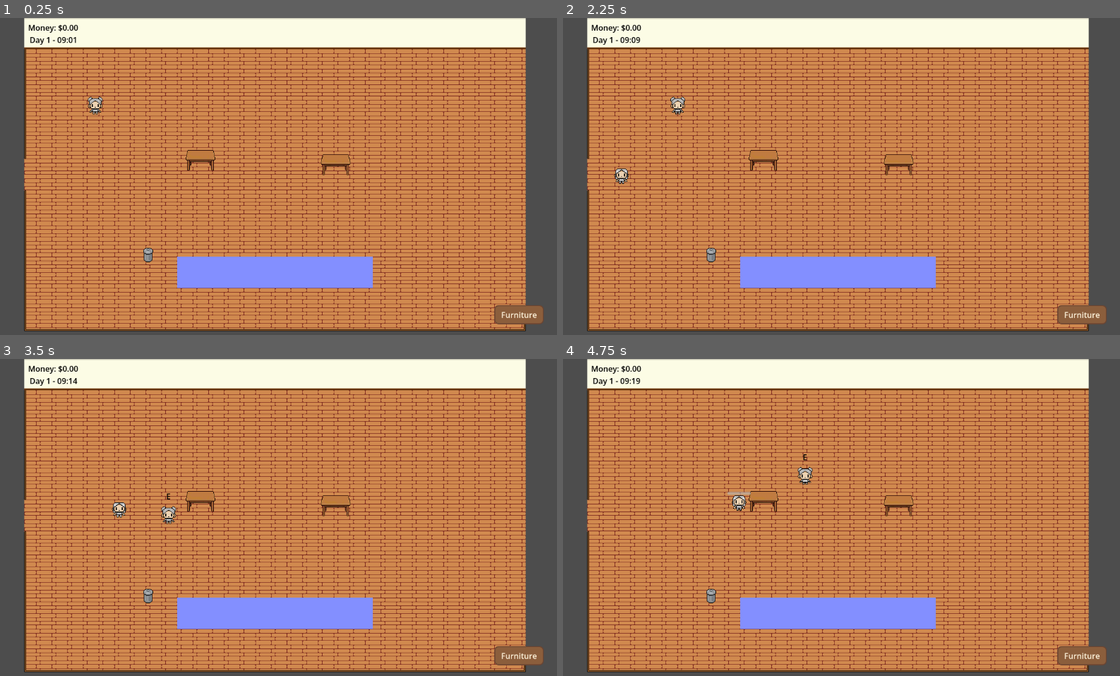
Above: before the commit, frames 1-4 (two rows, left to right).
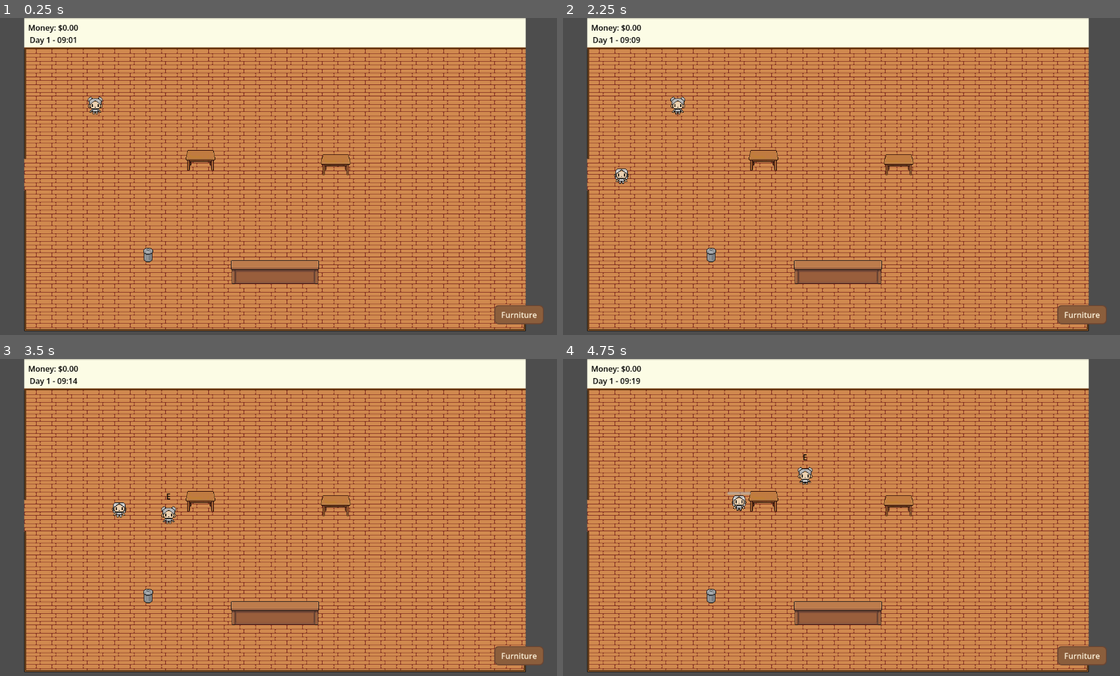
Above: after the commit, the same moments.

Repository: Jose-Prince/UVG-Tesis-Game
Game: Godot game, scene res://Scenes/Main/Main.tscn
Same seed, same stepped clock (60 frames per second), same inputs: the game is played once before the commit and once after it.
Inputs (mouse positions are in pixels of both pictures, inside the frame that each line leads up to):
- Up to frame 1 (0.25 s): no input
- Up to frame 2 (2.25 s): click "Furniture" at 0.5 s; click "Remove Furniture" at 1.25 s; tap Enter at 2 s; move the mouse to (964, 160) at 2.02 s; hold D (move_right) from 2.03 s (still down); click (964, 160) at 2.1 s
- Up to frame 3 (3.5 s): move the mouse to (161, 533) at 2.77 s; release D (move_right) at 2.78 s; hold S (move_down) from 2.78 s (still down); tap E (interact) at 2.85 s
- Up to frame 4 (4.75 s): move the mouse to (891, 447) at 3.52 s; release S (move_down) at 3.53 s; hold D (move_right) 3.53-4.28 s; click (891, 447) at 3.6 s; move the mouse to (808, 580) at 4.27 s; hold W (move_up) from 4.28 s (still down); tap E (interact) at 4.35 s

The runs differ from the first frame. In frame 1, 3.5% of the frame differs, in the area x 31-67%, y 75-86%; in frame 2, 3.5%; in frame 3, 3.5%; in frame 4, 3.5%.

Commit message:
Replaced: food visuals

Diff:
--- a/Assets/Sprites/character/hair_1.tres
+++ b/Assets/Sprites/character/hair_1.tres
@@ -224,7 +224,7 @@
 "duration": 1.0,
 "texture": SubResource("AtlasTexture_rls4c")
 }],
-"loop": true,
+"loop": 1,
 "name": &"hold_idle",
 "speed": 5.0
 }, {
@@ -232,7 +232,7 @@
 "duration": 1.0,
 "texture": SubResource("AtlasTexture_gog7u")
 }],
-"loop": true,
+"loop": 1,
 "name": &"hold_idle_right",
 "speed": 5.0
 }, {
@@ -240,7 +240,7 @@
 "duration": 1.0,
 "texture": SubResource("AtlasTexture_uj5hy")
 }],
-"loop": true,
+"loop": 1,
 "name": &"hold_idle_up",
 "speed": 5.0
 }, {
@@ -257,7 +257,7 @@
 "duration": 1.0,
 "texture": SubResource("AtlasTexture_xej70")
 }],
-"loop": true,
+"loop": 1,
 "name": &"hold_run_down",
 "speed": 5.0
 }, {
@@ -274,7 +274,7 @@
 "duration": 1.0,
 "texture": SubResource("AtlasTexture_o1qyq")
 }],
-"loop": true,
+"loop": 1,
 "name": &"hold_run_right",
 "speed": 5.0
 }, {
@@ -291,7 +291,7 @@
 "duration": 1.0,
 "texture": SubResource("AtlasTexture_b1qbi")
 }],
-"loop": true,
+"loop": 1,
 "name": &"hold_run_up",
 "speed": 5.0
 }, {
@@ -308,7 +308,7 @@
 "duration": 1.0,
 "texture": SubResource("AtlasTexture_q065g")
 }],
-"loop": true,
+"loop": 1,
 "name": &"hold_walk_down",
 "speed": 5.0
 }, {
@@ -325,7 +325,7 @@
 "duration": 1.0,
 "texture": SubResource("AtlasTexture_0mowi")
 }],
-"loop": true,
+"loop": 1,
 "name": &"hold_walk_right",
 "speed": 5.0
 }, {
@@ -342,7 +342,7 @@
 "duration": 1.0,
 "texture": SubResource("AtlasTexture_boocb")
 }],
-"loop": true,
+"loop": 1,
 "name": &"hold_walk_up",
 "speed": 5.0
 }, {
@@ -350,7 +350,7 @@
 "duration": 1.0,
 "texture": SubResource("AtlasTexture_d03y4")
 }],
-"loop": true,
+"loop": 1,
 "name": &"idle",
 "speed": 5.0
 }, {
@@ -358,7 +358,7 @@
 "duration": 1.0,
 "texture": SubResource("AtlasTexture_v21ff")
 }],
-"loop": true,
+"loop": 1,
 "name": &"idle_right",
 "speed": 5.0
 }, {
@@ -366,7 +366,7 @@
 "duration": 1.0,
 "texture": SubResource("AtlasTexture_xcbb5")
 }],
-"loop": true,
+"loop": 1,
 "name": &"idle_up",
 "speed": 5.0
 }, {
@@ -383,7 +383,7 @@
 "duration": 1.0,
 "texture": SubResource("AtlasTexture_dbmsb")
 }],
-"loop": true,
+"loop": 1,
 "name": &"run_down",
 "speed": 5.0
 }, {
@@ -400,7 +400,7 @@
 "duration": 1.0,
 "texture": SubResource("AtlasTexture_7gfuu")
 }],
-"loop": true,
+"loop": 1,
 "name": &"run_right",
 "speed": 5.0
 }, {
@@ -417,7 +417,7 @@
 "duration": 1.0,
 "texture": SubResource("AtlasTexture_e6eov")
 }],
-"loop": true,
+"loop": 1,
 "name": &"run_up",
 "speed": 5.0
 }, {
@@ -434,7 +434,7 @@
 "duration": 1.0,
 "texture": SubResource("AtlasTexture_f6vbe")
 }],
-"loop": true,
+"loop": 1,
 "name": &"walk_down",
 "speed": 5.0
 }, {
@@ -451,7 +451,7 @@
 "duration": 1.0,
 "texture": SubResource("AtlasTexture_yosg6")
 }],
-"loop": true,
+"loop": 1,
 "name": &"walk_right",
 "speed": 5.0
 }, {
@@ -468,7 +468,7 @@
 "duration": 1.0,
 "texture": SubResource("AtlasTexture_613ae")
 }],
-"loop": true,
+"loop": 1,
 "name": &"walk_up",
 "speed": 5.0
 }]
--- a/Assets/Sprites/character/hair_3.tres
+++ b/Assets/Sprites/character/hair_3.tres
@@ -224,7 +224,7 @@
 "duration": 1.0,
 "texture": SubResource("AtlasTexture_f1nb4")
 }],
-"loop": true,
+"loop": 1,
 "name": &"hold_idle",
 "speed": 5.0
 }, {
@@ -232,7 +232,7 @@
 "duration": 1.0,
 "texture": SubResource("AtlasTexture_nwk5x")
 }],
-"loop": true,
+"loop": 1,
 "name": &"hold_idle_right",
 "speed": 5.0
 }, {
@@ -240,7 +240,7 @@
 "duration": 1.0,
 "texture": SubResource("AtlasTexture_k6s8n")
 }],
-"loop": true,
+"loop": 1,
 "name": &"hold_idle_up",
 "speed": 5.0
 }, {
@@ -257,7 +257,7 @@
 "duration": 1.0,
 "texture": SubResource("AtlasTexture_l5pl6")
 }],
-"loop": true,
+"loop": 1,
 "name": &"hold_run_down",
 "speed": 5.0
 }, {
@@ -274,7 +274,7 @@
 "duration": 1.0,
 "texture": SubResource("AtlasTexture_dnyjq")
 }],
-"loop": true,
+"loop": 1,
 "name": &"hold_run_right",
 "speed": 5.0
 }, {
@@ -291,7 +291,7 @@
 "duration": 1.0,
 "texture": SubResource("AtlasTexture_tlcth")
 }],
-"loop": true,
+"loop": 1,
 "name": &"hold_run_up",
 "speed": 5.0
 }, {
@@ -308,7 +308,7 @@
 "duration": 1.0,
 "texture": SubResource("AtlasTexture_o4bge")
 }],
-"loop": true,
+"loop": 1,
 "name": &"hold_walk_down",
 "speed": 5.0
 }, {
@@ -325,7 +325,7 @@
 "duration": 1.0,
 "texture": SubResource("AtlasTexture_d8ogj")
 }],
-"loop": true,
+"loop": 1,
 "name": &"hold_walk_right",
 "speed": 5.0
 }, {
@@ -342,7 +342,7 @@
 "duration": 1.0,
 "texture": SubResource("AtlasTexture_gl2im")
 }],
-"loop": true,
+"loop": 1,
 "name": &"hold_walk_up",
 "speed": 5.0
 }, {
@@ -350,7 +350,7 @@
 "duration": 1.0,
 "texture": SubResource("AtlasTexture_thylg")
 }],
-"loop": true,
+"loop": 1,
 "name": &"idle",
 "speed": 5.0
 }, {
@@ -358,7 +358,7 @@
 "duration": 1.0,
 "texture": SubResource("AtlasTexture_p38hn")
 }],
-"loop": true,
+"loop": 1,
 "name": &"idle_right",
 "speed": 5.0
 }, {
@@ -366,7 +366,7 @@
 "duration": 1.0,
 "texture": SubResource("AtlasTexture_8osky")
 }],
-"loop": true,
+"loop": 1,
 "name": &"idle_up",
 "speed": 5.0
 }, {
@@ -383,7 +383,7 @@
 "duration": 1.0,
 "texture": SubResource("AtlasTexture_yd6ue")
 }],
-"loop": true,
+"loop": 1,
 "name": &"run_down",
 "speed": 5.0
 }, {
@@ -400,7 +400,7 @@
 "duration": 1.0,
 "texture": SubResource("AtlasTexture_oyj42")
 }],
-"loop": true,
+"loop": 1,
 "name": &"run_right",
 "speed": 5.0
 }, {
@@ -417,7 +417,7 @@
 "duration": 1.0,
 "texture": SubResource("AtlasTexture_h5u78")
 }],
-"loop": true,
+"loop": 1,
 "name": &"run_up",
 "speed": 5.0
 }, {
@@ -434,7 +434,7 @@
 "duration": 1.0,
 "texture": SubResource("AtlasTexture_06vth")
 }],
-"loop": true,
+"loop": 1,
 "name": &"walk_down",
 "speed": 5.0
 }, {
@@ -451,7 +451,7 @@
 "duration": 1.0,
 "texture": SubResource("AtlasTexture_dlurv")
 }],
-"loop": true,
+"loop": 1,
 "name": &"walk_right",
 "speed": 5.0
 }, {
@@ -468,7 +468,7 @@
 "duration": 1.0,
 "texture": SubResource("AtlasTexture_kpd73")
 }],
-"loop": true,
+"loop": 1,
 "name": &"walk_up",
 "speed": 5.0
 }]
--- a/Assets/Sprites/character/pants_1.tres
+++ b/Assets/Sprites/character/pants_1.tres
@@ -224,7 +224,7 @@
 "duration": 1.0,
 "texture": SubResource("AtlasTexture_lnhem")
 }],
-"loop": true,
+"loop": 1,
 "name": &"hold_idle",
 "speed": 5.0
 }, {
@@ -232,7 +232,7 @@
 "duration": 1.0,
 "texture": SubResource("AtlasTexture_0tm4b")
 }],
-"loop": true,
+"loop": 1,
 "name": &"hold_idle_right",
 "speed": 5.0
 }, {
@@ -240,7 +240,7 @@
 "duration": 1.0,
 "texture": SubResource("AtlasTexture_210jd")
 }],
-"loop": true,
+"loop": 1,
 "name": &"hold_idle_up",
 "speed": 5.0
 }, {
@@ -257,7 +257,7 @@
 "duration": 1.0,
 "texture": SubResource("AtlasTexture_fh5ft")
 }],
-"loop": true,
+"loop": 1,
 "name": &"hold_run_down",
 "speed": 5.0
 }, {
@@ -274,7 +274,7 @@
 "duration": 1.0,
 "texture": SubResource("AtlasTexture_wgt51")
 }],
-"loop": true,
+"loop": 1,
 "name": &"hold_run_right",
 "speed": 5.0
 }, {
@@ -291,7 +291,7 @@
 "duration": 1.0,
 "texture": SubResource("AtlasTexture_emxln")
 }],
-"loop": true,
+"loop": 1,
 "name": &"hold_run_up",
 "speed": 5.0
 }, {
@@ -308,7 +308,7 @@
 "duration": 1.0,
 "texture": SubResource("AtlasTexture_8u56s")
 }],
-"loop": true,
+"loop": 1,
 "name": &"hold_walk_down",
 "speed": 5.0
 }, {
@@ -325,7 +325,7 @@
 "duration": 1.0,
 "texture": SubResource("AtlasTexture_3aohp")
 }],
-"loop": true,
+"loop": 1,
 "name": &"hold_walk_right",
 "speed": 5.0
 }, {
@@ -342,7 +342,7 @@
 "duration": 1.0,
 "texture": SubResource("AtlasTexture_daduo")
 }],
-"loop": true,
+"loop": 1,
 "name": &"hold_walk_up",
 "speed": 5.0
 }, {
@@ -350,7 +350,7 @@
 "duration": 1.0,
 "texture": SubResource("AtlasTexture_a85p1")
 }],
-"loop": true,
+"loop": 1,
 "name": &"idle",
 "speed": 5.0
 }, {
@@ -358,7 +358,7 @@
 "duration": 1.0,
 "texture": SubResource("AtlasTexture_7duxk")
 }],
-"loop": true,
+"loop": 1,
 "name": &"idle_right",
 "speed": 5.0
 }, {
@@ -366,7 +366,7 @@
 "duration": 1.0,
 "texture": SubResource("AtlasTexture_rukhm")
 }],
-"loop": true,
+"loop": 1,
 "name": &"idle_up",
 "speed": 5.0
 }, {
@@ -383,7 +383,7 @@
 "duration": 1.0,
 "texture": SubResource("AtlasTexture_svfir")
 }],
-"loop": true,
+"loop": 1,
 "name": &"run_down",
 "speed": 5.0
 }, {
@@ -400,7 +400,7 @@
 "duration": 1.0,
 "texture": SubResource("AtlasTexture_uh7pb")
 }],
-"loop": true,
+"loop": 1,
 "name": &"run_right",
 "speed": 5.0
 }, {
@@ -417,7 +417,7 @@
 "duration": 1.0,
 "texture": SubResource("AtlasTexture_5iby0")
 }],
-"loop": true,
+"loop": 1,
 "name": &"run_up",
 "speed": 5.0
 }, {
@@ -434,7 +434,7 @@
 "duration": 1.0,
 "texture": SubResource("AtlasTexture_vcx2f")
 }],
-"loop": true,
+"loop": 1,
 "name": &"walk_down",
 "speed": 5.0
 }, {
@@ -451,7 +451,7 @@
 "duration": 1.0,
 "texture": SubResource("AtlasTexture_ynekj")
 }],
-"loop": true,
+"loop": 1,
 "name": &"walk_right",
 "speed": 5.0
 }, {
@@ -468,7 +468,7 @@
 "duration": 1.0,
 "texture": SubResource("AtlasTexture_tquf1")
 }],
-"loop": true,
+"loop": 1,
 "name": &"walk_up",
 "speed": 5.0
 }]
--- a/Assets/Sprites/character/pants_2.tres
+++ b/Assets/Sprites/character/pants_2.tres
@@ -224,7 +224,7 @@
 "duration": 1.0,
 "texture": SubResource("AtlasTexture_k5cw4")
 }],
-"loop": true,
+"loop": 1,
 "name": &"hold_idle",
 "speed": 5.0
 }, {
@@ -232,7 +232,7 @@
 "duration": 1.0,
 "texture": SubResource("AtlasTexture_rsmq6")
 }],
-"loop": true,
+"loop": 1,
 "name": &"hold_idle_right",
 "speed": 5.0
 }, {
@@ -240,7 +240,7 @@
 "duration": 1.0,
 "texture": SubResource("AtlasTexture_gnqc2")
 }],
-"loop": true,
+"loop": 1,
 "name": &"hold_idle_up",
 "speed": 5.0
 }, {
@@ -257,7 +257,7 @@
 "duration": 1.0,
 "texture": SubResource("AtlasTexture_3bxnx")
 }],
-"loop": true,
+"loop": 1,
 "name": &"hold_run_down",
 "speed": 5.0
 }, {
@@ -274,7 +274,7 @@
 "duration": 1.0,
 "texture": SubResource("AtlasTexture_bcsl1")
 }],
-"loop": true,
+"loop": 1,
 "name": &"hold_run_right",
 "speed": 5.0
 }, {
@@ -291,7 +291,7 @@
 "duration": 1.0,
 "texture": SubResource("AtlasTexture_s6psj")
 }],
-"loop": true,
+"loop": 1,
 "name": &"hold_run_up",
 "speed": 5.0
 }, {
@@ -308,7 +308,7 @@
 "duration": 1.0,
 "texture": SubResource("AtlasTexture_51vnn")
 }],
-"loop": true,
+"loop": 1,
 "name": &"hold_walk_down",
 "speed": 5.0
 }, {
@@ -325,7 +325,7 @@
 "duration": 1.0,
 "texture": SubResource("AtlasTexture_h2q5i")
 }],
-"loop": true,
+"loop": 1,
 "name": &"hold_walk_right",
 "speed": 5.0
 }, {
@@ -342,7 +342,7 @@
 "duration": 1.0,
 "texture": SubResource("AtlasTexture_d3ghw")
 }],
-"loop": true,
+"loop": 1,
 "name": &"hold_walk_up",
 "speed": 5.0
 }, {
@@ -350,7 +350,7 @@
 "duration": 1.0,
 "texture": SubResource("AtlasTexture_v8lic")
 }],
-"loop": true,
+"loop": 1,
 "name": &"idle",
 "speed": 5.0
 }, {
@@ -358,7 +358,7 @@
 "duration": 1.0,
 "texture": SubResource("AtlasTexture_rxfmn")
 }],
-"loop": true,
+"loop": 1,
 "name": &"idle_right",
 "speed": 5.0
 }, {
@@ -366,7 +366,7 @@
 "duration": 1.0,
 "texture": SubResource("AtlasTexture_faap1")
 }],
-"loop": true,
+"loop": 1,
 "name": &"idle_up",
 "speed": 5.0
 }, {
@@ -383,7 +383,7 @@
 "duration": 1.0,
 "texture": SubResource("AtlasTexture_pook5")
 }],
-"loop": true,
+"loop": 1,
 "name": &"run_down",
 "speed": 5.0
 }, {
@@ -400,7 +400,7 @@
 "duration": 1.0,
 "texture": SubResource("AtlasTexture_3u1gx")
 }],
-"loop": true,
+"loop": 1,
 "name": &"run_right",
 "speed": 5.0
 }, {
@@ -417,7 +417,7 @@
 "duration": 1.0,
 "texture": SubResource("AtlasTexture_6fpl6")
 }],
-"loop": true,
+"loop": 1,
 "name": &"run_up",
 "speed": 5.0
 }, {
@@ -434,7 +434,7 @@
 "duration": 1.0,
 "texture": SubResource("AtlasTexture_4sq41")
 }],
-"loop": true,
+"loop": 1,
 "name": &"walk_down",
 "speed": 5.0
 }, {
@@ -451,7 +451,7 @@
 "duration": 1.0,
 "texture": SubResource("AtlasTexture_dyk8f")
 }],
-"loop": true,
+"loop": 1,
 "name": &"walk_right",
 "speed": 5.0
 }, {
@@ -468,7 +468,7 @@
 "duration": 1.0,
 "texture": SubResource("AtlasTexture_6npg2")
 }],
-"loop": true,
+"loop": 1,
 "name": &"walk_up",
 "speed": 5.0
 }]
--- a/Assets/Sprites/character/shirt_1.tres
+++ b/Assets/Sprites/character/shirt_1.tres
@@ -224,7 +224,7 @@
 "duration": 1.0,
 "texture": SubResource("AtlasTexture_6k4xw")
 }],
-"loop": true,
+"loop": 1,
 "name": &"hold_idle",
 "speed": 5.0
 }, {
@@ -232,7 +232,7 @@
 "duration": 1.0,
 "texture": SubResource("AtlasTexture_b23s6")
 }],
-"loop": true,
+"loop": 1,
 "name": &"hold_idle_right",
 "speed": 5.0
 }, {
@@ -240,7 +240,7 @@
 "duration": 1.0,
 "texture": SubResource("AtlasTexture_7g3ed")
 }],
-"loop": true,
+"loop": 1,
 "name": &"hold_idle_up",
 "speed": 5.0
 }, {
@@ -257,7 +257,7 @@
 "duration": 1.0,
 "texture": SubResource("AtlasTexture_5rc5y")
 }],
-"loop": true,
+"loop": 1,
 "name": &"hold_run_down",
 "speed": 5.0
 }, {
@@ -274,7 +274,7 @@
 "duration": 1.0,
 "texture": SubResource("AtlasTexture_d6njf")
 }],
-"loop": true,
+"loop": 1,
 "name": &"hold_run_right",
 "speed": 5.0
 }, {
@@ -291,7 +291,7 @@
 "duration": 1.0,
 "texture": SubResource("AtlasTexture_wr0x6")
 }],
-"loop": true,
+"loop": 1,
 "name": &"hold_run_up",
 "speed": 5.0
 }, {
@@ -308,7 +308,7 @@
 "duration": 1.0,
 "texture": SubResource("AtlasTexture_v2vl7")
 }],
-"loop": true,
+"loop": 1,
 "name": &"hold_walk_down",
 "speed": 5.0
 }, {
@@ -325,7 +325,7 @@
 "duration": 1.0,
 "texture": SubResource("AtlasTexture_jysba")
 }],
-"loop": true,
+"loop": 1,
 "name": &"hold_walk_right",
 "speed": 5.0
 }, {
@@ -342,7 +342,7 @@
 "duration": 1.0,
 "texture": SubResource("AtlasTexture_lqgiw")
 }],
-"loop": true,
+"loop": 1,
 "name": &"hold_walk_up",
 "speed": 5.0
 }, {
@@ -350,7 +350,7 @@
 "duration": 1.0,
 "texture": SubResource("AtlasTexture_22h8q")
 }],
-"loop": true,
+"loop": 1,
 "name": &"idle",
 "speed": 5.0
 }, {
@@ -358,7 +358,7 @@
 "duration": 1.0,
 "texture": SubResource("AtlasTexture_82h77")
 }],
-"loop": true,
+"loop": 1,
 "name": &"idle_right",
 "speed": 5.0
 }, {
@@ -366,7 +366,7 @@
 "duration": 1.0,
 "texture": SubResource("AtlasTexture_3dfmu")
 }],
-"loop": true,
+"loop": 1,
 "name": &"idle_up",
 "speed": 5.0
 }, {
@@ -383,7 +383,7 @@
 "duration": 1.0,
 "texture": SubResource("AtlasTexture_kk8uf")
 }],
-"loop": true,
+"loop": 1,
 "name": &"run_down",
 "speed": 5.0
 }, {
@@ -400,7 +400,7 @@
 "duration": 1.0,
 "texture": SubResource("AtlasTexture_ix5g8")
 }],
-"loop": true,
+"loop": 1,
 "name": &"run_right",
 "speed": 5.0
 }, {
@@ -417,7 +417,7 @@
 "duration": 1.0,
 "texture": SubResource("AtlasTexture_7lnk3")
 }],
-"loop": true,
+"loop": 1,
 "name": &"run_up",
 "speed": 5.0
 }, {
@@ -434,7 +434,7 @@
 "duration": 1.0,
 "texture": SubResource("AtlasTexture_lqnp4")
 }],
-"loop": true,
+"loop": 1,
 "name": &"walk_down",
 "speed": 5.0
 }, {
@@ -451,7 +451,7 @@
 "duration": 1.0,
 "texture": SubResource("AtlasTexture_20reg")
 }],
-"loop": true,
+"loop": 1,
 "name": &"walk_right",
 "speed": 5.0
 }, {
@@ -468,7 +468,7 @@
 "duration": 1.0,
 "texture": SubResource("AtlasTexture_hd0ne")
 }],
-"loop": true,
+"loop": 1,
 "name": &"walk_up",
 "speed": 5.0
 }]
--- a/Assets/Sprites/character/shirt_2.tres
+++ b/Assets/Sprites/character/shirt_2.tres
@@ -224,7 +224,7 @@
 "duration": 1.0,
 "texture": SubResource("AtlasTexture_twy3k")
 }],
-"loop": true,
+"loop": 1,
 "name": &"hold_idle",
 "speed": 5.0
 }, {
@@ -232,7 +232,7 @@
 "duration": 1.0,
 "texture": SubResource("AtlasTexture_g0lu1")
 }],
-"loop": true,
+"loop": 1,
 "name": &"hold_idle_right",
 "speed": 5.0
 }, {
@@ -240,7 +240,7 @@
 "duration": 1.0,
 "texture": SubResource("AtlasTexture_h0mgc")
 }],
-"loop": true,
+"loop": 1,
 "name": &"hold_idle_up",
 "speed": 5.0
 }, {
@@ -257,7 +257,7 @@
 "duration": 1.0,
 "texture": SubResource("AtlasTexture_ia2r7")
 }],
-"loop": true,
+"loop": 1,
 "name": &"hold_run_down",
 "speed": 5.0
 }, {
@@ -274,7 +274,7 @@
 "duration": 1.0,
 "texture": SubResource("AtlasTexture_a627i")
 }],
-"loop": true,
+"loop": 1,
 "name": &"hold_run_right",
 "speed": 5.0
 }, {
@@ -291,7 +291,7 @@
 "duration": 1.0,
 "texture": SubResource("AtlasTexture_to242")
 }],
-"loop": true,
+"loop": 1,
 "name": &"hold_run_up",
 "speed": 5.0
 }, {
@@ -308,7 +308,7 @@
 "duration": 1.0,
 "texture": SubResource("AtlasTexture_xgo0q")
 }],
-"loop": true,
+"loop": 1,
 "name": &"hold_walk_down",
 "speed": 5.0
 }, {
@@ -325,7 +325,7 @@
 "duration": 1.0,
 "texture": SubResource("AtlasTexture_i3idh")
 }],
-"loop": true,
+"loop": 1,
 "name": &"hold_walk_right",
 "speed": 5.0
 }, {
@@ -342,7 +342,7 @@
 "duration": 1.0,
 "texture": SubResource("AtlasTexture_rgn5s")
 }],
-"loop": true,
+"loop": 1,
 "name": &"hold_walk_up",
 "speed": 5.0
 }, {
@@ -350,7 +350,7 @@
 "duration": 1.0,
 "texture": SubResource("AtlasTexture_ewhiw")
 }],
-"loop": true,
+"loop": 1,
 "name": &"idle",
 "speed": 5.0
 }, {
@@ -358,7 +358,7 @@
 "duration": 1.0,
 "texture": SubResource("AtlasTexture_6pimw")
 }],
-"loop": true,
+"loop": 1,
 "name": &"idle_right",
 "speed": 5.0
 }, {
@@ -366,7 +366,7 @@
 "duration": 1.0,
 "texture": SubResource("AtlasTexture_eyuo0")
 }],
-"loop": true,
+"loop": 1,
 "name": &"idle_up",
 "speed": 5.0
 }, {
@@ -383,7 +383,7 @@
 "duration": 1.0,
 "texture": SubResource("AtlasTexture_k62tx")
 }],
-"loop": true,
+"loop": 1,
 "name": &"run_down",
 "speed": 5.0
 }, {
@@ -400,7 +400,7 @@
 "duration": 1.0,
 "texture": SubResource("AtlasTexture_7f6y4")
 }],
-"loop": true,
+"loop": 1,
 "name": &"run_right",
 "speed": 5.0
 }, {
@@ -417,7 +417,7 @@
 "duration": 1.0,
 "texture": SubResource("AtlasTexture_hulf2")
 }],
-"loop": true,
+"loop": 1,
 "name": &"run_up",
 "speed": 5.0
 }, {
@@ -434,7 +434,7 @@
 "duration": 1.0,
 "texture": SubResource("AtlasTexture_rklee")
 }],
-"loop": true,
+"loop": 1,
 "name": &"walk_down",
 "speed": 5.0
 }, {
@@ -451,7 +451,7 @@
 "duration": 1.0,
 "texture": SubResource("AtlasTexture_1ny0b")
 }],
-"loop": true,
+"loop": 1,
 "name": &"walk_right",
 "speed": 5.0
 }, {
@@ -468,7 +468,7 @@
 "duration": 1.0,
 "texture": SubResource("AtlasTexture_jog41")
 }],
-"loop": true,
+"loop": 1,
 "name": &"walk_up",
 "speed": 5.0
 }]
--- a/Assets/Sprites/character/skin.tres
+++ b/Assets/Sprites/character/skin.tres
@@ -68,7 +68,7 @@
 "duration": 1.0,
 "texture": SubResource("AtlasTexture_7htq1")
 }],
-"loop": true,
+"loop": 1,
 "name": &"idle",
 "speed": 5.0
 }, {
@@ -76,7 +76,7 @@
 "duration": 1.0,
 "texture": SubResource("AtlasTexture_707vq")
 }],
-"loop": true,
+"loop": 1,
 "name": &"idle_right",
 "speed": 5.0
 }, {
@@ -84,7 +84,7 @@
 "duration": 1.0,
 "texture": SubResource("AtlasTexture_vvxex")
 }],
-"loop": true,
+"loop": 1,
 "name": &"idle_up",
 "speed": 5.0
 }, {
@@ -101,7 +101,7 @@
 "duration": 1.0,
 "texture": SubResource("AtlasTexture_d3006")
 }],
-"loop": true,
+"loop": 1,
 "name": &"walk_down",
 "speed": 5.0
 }, {
@@ -118,7 +118,7 @@
 "duration": 1.0,
 "texture": SubResource("AtlasTexture_lc0w2")
 }],
-"loop": true,
+"loop": 1,
 "name": &"walk_right",
 "speed": 5.0
 }, {
@@ -135,7 +135,7 @@
 "duration": 1.0,
 "texture": SubResource("AtlasTexture_114vo")
 }],
-"loop": true,
+"loop": 1,
 "name": &"walk_up",
 "speed": 5.0
 }]
--- a/Scenes/Café/counter.tscn
+++ b/Scenes/Café/counter.tscn
@@ -2,15 +2,24 @@
 
 [ext_resource type="Script" uid="uid://cckn561ltbikt" path="res://Scripts/Café/kitchen_counter.gd" id="1_5tryt"]
 [ext_resource type="PackedScene" uid="uid://csfk5kyjv7eej" path="res://Scenes/Objects/FoodVisual.tscn" id="2_yqchg"]
+[ext_resource type="Texture2D" uid="uid://b4if0m8an8tty" path="res://Assets/PixelLab_IA_assets/Cute_cozy_pixel_art_coffee_sho.png" id="3_jkdop"]
+
+[sub_resource type="AtlasTexture" id="AtlasTexture_sxrvd"]
+atlas = ExtResource("3_jkdop")
+region = Rect2(33.60002, 103.2, 188.79999, 52.799988)
 
 [sub_resource type="RectangleShape2D" id="RectangleShape2D_cc37w"]
-size = Vector2(399, 65)
+size = Vector2(182, 48)
 
 [node name="Counter" type="StaticBody2D" unique_id=268846846]
 script = ExtResource("1_5tryt")
 food_visual_scene = ExtResource("2_yqchg")
 
+[node name="Sprite2D" type="Sprite2D" parent="." unique_id=885409150]
+texture = SubResource("AtlasTexture_sxrvd")
+
 [node name="Visual" type="ColorRect" parent="." unique_id=583594586]
+visible = false
 offset_left = -200.0
 offset_top = -32.0
 offset_right = 200.0
@@ -18,7 +27,6 @@
 color = Color(0.5137255, 0.56078434, 1, 1)
 
 [node name="CollisionShape2D" type="CollisionShape2D" parent="." unique_id=1626437641]
-position = Vector2(0.5, -1.5)
 shape = SubResource("RectangleShape2D_cc37w")
 
 [node name="FoodPosition" type="Marker2D" parent="." unique_id=1403783864]
--- a/Scenes/Objects/FoodVisual.tscn
+++ b/Scenes/Objects/FoodVisual.tscn
@@ -2,6 +2,10 @@
 
 [ext_resource type="Script" uid="uid://drahi1fptwfjf" path="res://Scripts/Objects/food_visual.gd" id="1_asquj"]
 [ext_resource type="Texture2D" uid="uid://ura514lpluut" path="res://Assets/Sprites/coffee-sprite_8x8.png" id="2_8j0le"]
+[ext_resource type="Texture2D" uid="uid://dudhvmc2jndon" path="res://Assets/PixelLab_IA_assets/coffee.png" id="2_h1uer"]
+[ext_resource type="Texture2D" uid="uid://b5niurrvkio4p" path="res://Assets/PixelLab_IA_assets/latte.png" id="3_ru286"]
+[ext_resource type="Texture2D" uid="uid://b2pbqibhw1yyn" path="res://Assets/PixelLab_IA_assets/cappuccino.png" id="4_mckgn"]
+[ext_resource type="Texture2D" uid="uid://5kfwhv0d0tnv" path="res://Assets/PixelLab_IA_assets/cake.png" id="5_ru286"]
 
 [sub_resource type="AtlasTexture" id="AtlasTexture_asquj"]
 atlas = ExtResource("2_8j0le")
@@ -9,8 +13,15 @@
 
 [node name="FoodVisual" type="Node2D" unique_id=277709611]
 script = ExtResource("1_asquj")
+food_textures = Dictionary[String, Texture2D]({
+"Cake": ExtResource("5_ru286"),
+"Cappuccino": ExtResource("4_mckgn"),
+"Coffee": ExtResource("2_h1uer"),
+"Latte": ExtResource("3_ru286")
+})
 
 [node name="ColorRect" type="ColorRect" parent="." unique_id=593555231]
+visible = false
 offset_left = -12.0
 offset_top = -12.0
 offset_right = 12.0
--- a/Scripts/Objects/food_visual.gd
+++ b/Scripts/Objects/food_visual.gd
@@ -1,6 +1,9 @@
 class_name FoodVisual
 extends Node2D
 
+
+@export var food_textures: Dictionary[String, Texture2D] = {}
+@export var fallback_texture: Texture2D
 
 var order: CustomerOrder = null
 
@@ -15,20 +18,15 @@
 
 
 func update_visual() -> void:
-	var color_rect := $ColorRect as ColorRect
+	var sprite := $Sprite2D as Sprite2D
 
-	match order.item_name:
-		"Coffee":
-			color_rect.color = Color("#6b3e26")
+	var texture: Texture2D = food_textures.get(
+		order.item_name,
+		fallback_texture
+	)
 
-		"Latte":
-			color_rect.color = Color("#c49a6c")
+	if texture == null:
+		print("ERROR: No sprite for food: ", order.item_name)
 
-		"Cappuccino":
-			color_rect.color = Color("#a8754f")
-
-		"Cake":
-			color_rect.color = Color("#e6a5a5")
-
-		_:
-			color_rect.color = Color.WHITE
+	sprite.texture = texture
+	sprite.visible = texture != null
Binary file added: Assets/PixelLab_IA_assets/Cute_cozy_pixel_art_coffee_sho.png
Not shown, added: Assets/PixelLab_IA_assets/Cute_cozy_pixel_art_coffee_sho.png.import
Binary file added: Assets/PixelLab_IA_assets/cake.png
Not shown, added: Assets/PixelLab_IA_assets/cake.png.import
Binary file added: Assets/PixelLab_IA_assets/cappuccino.png
Not shown, added: Assets/PixelLab_IA_assets/cappuccino.png.import
Binary file added: Assets/PixelLab_IA_assets/coffee.png
Not shown, added: Assets/PixelLab_IA_assets/coffee.png.import
Binary file added: Assets/PixelLab_IA_assets/latte.png
Not shown, added: Assets/PixelLab_IA_assets/latte.png.import
Not shown: 1 places in Scenes/Café/Cafe.tscn that only renumber resources
